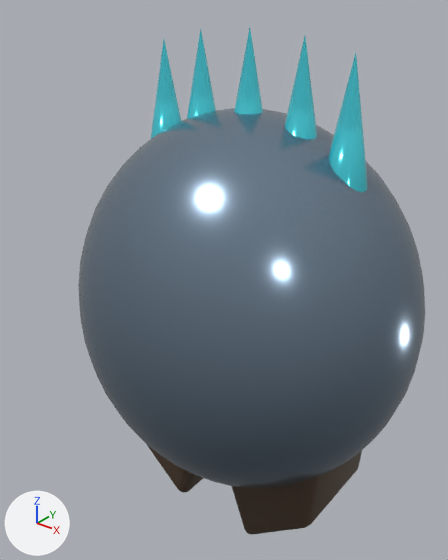
A saved change to the glTF model public/models/gear/helm_v8.glb.
Before and after are seen from a 50 mm lens placed at (1.316, -1.783, 1.474), pointed at (-0.07, -0.05, 0.4). The lights are fixed; the arrows at lower left show +X, +Y and +Z. The older version comes first. Vertices at exactly the same position are counted once.

In view in the first picture: 'CROWNED_HELM_PRIMARY', 'HELM_CROWN_POINT_ACCENT', 'HELM_CROWN_POINT_ACCENT.001', 'HELM_CROWN_POINT_ACCENT.002', 'HELM_CROWN_POINT_ACCENT.003', 'HELM_CROWN_POINT_ACCENT.004', 'OPEN_FACE_SECONDARY'.
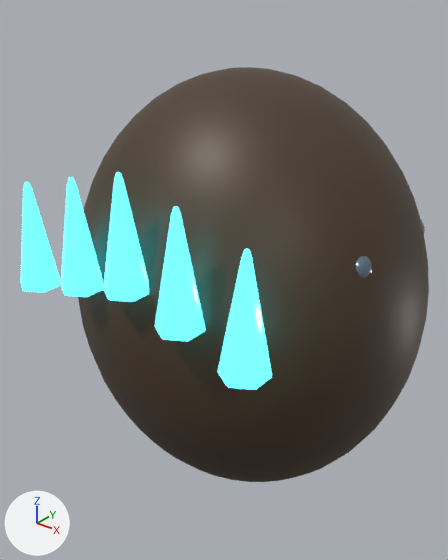
Boxes (x1, y1, x2, y2) around the edits, measured in the pictures (448 x 560 px):
'CROWNED_HELM_PRIMARY', moved, rescaled, recoloured (9% taller): before (78, 108, 425, 488); after (78, 67, 429, 482)
'OPEN_FACE_SECONDARY', deleted: before (147, 445, 362, 534)
'VISOR_CRYSTAL_EMISSIVE.004', added (cyan): after (217, 248, 272, 390)
'VISOR_CRYSTAL_EMISSIVE.003', added (cyan): after (155, 206, 206, 342)
'VISOR_CRYSTAL_EMISSIVE.002', added (cyan): after (103, 172, 149, 302)
'VISOR_CRYSTAL_EMISSIVE.001', added (cyan): after (61, 177, 103, 297)
'HELM_CROWN_POINT_ACCENT.004', deleted (cyan): before (328, 53, 368, 192)
'VISOR_CRYSTAL_EMISSIVE', added (cyan): after (21, 182, 61, 293)
'HELM_CROWN_POINT_ACCENT.003', deleted (cyan): before (285, 36, 317, 140)
'HELM_CROWN_POINT_ACCENT', deleted (cyan): before (151, 39, 181, 139)
'HELM_CROWN_POINT_ACCENT.002', deleted (cyan): before (234, 28, 263, 114)
'HELM_CROWN_POINT_ACCENT.001', deleted (cyan): before (187, 29, 216, 119)
'CRYSTAL_VISOR_PRIMARY', added (mostly hidden): after (356, 218, 425, 278)

Edits to the bpy script that builds the scene:
```text
Change me_sphere_017:
    remove me_sphere_017.from_pydata(...)  # 922 vertices, 1840 faces; spans x -0.7..0.7, y -0.62..0.62, z -0.76..0.76
    remove me_sphere_017.materials.append(mat_deep_primary)  # greyish blue #8497aa
    add me_sphere_017.from_pydata(...)  # 922 vertices, 1840 faces; spans x -0.7..0.7, y -0.62..0.62, z -0.82..0.82
    me_sphere_017 part 1: the whole mesh is scaled about its middle by (1, 1, 1.08)
    add me_sphere_017.materials.append(mat_deep_secondary)  # brown #4d3c2c
Change ob_crowned_helm_primary:
    ob_crowned_helm_primary.location: (0.0, 0.0, 0.3) -> (0.0, 0.0, 0.38)
Remove ob_helm_crown_point_accent:
    ob_helm_crown_point_accent = bpy.data.objects.new('HELM_CROWN_POINT_ACCENT', me_cone_030)
Remove ob_helm_crown_point_accent_001:
    ob_helm_crown_point_accent_001 = bpy.data.objects.new('HELM_CROWN_POINT_ACCENT.001', me_cone_031)
Remove ob_helm_crown_point_accent_002:
    ob_helm_crown_point_accent_002 = bpy.data.objects.new('HELM_CROWN_POINT_ACCENT.002', me_cone_032)
Remove ob_helm_crown_point_accent_003:
    ob_helm_crown_point_accent_003 = bpy.data.objects.new('HELM_CROWN_POINT_ACCENT.003', me_cone_033)
Remove ob_helm_crown_point_accent_004:
    ob_helm_crown_point_accent_004 = bpy.data.objects.new('HELM_CROWN_POINT_ACCENT.004', me_cone_034)
Remove ob_open_face_secondary:
    ob_open_face_secondary = bpy.data.objects.new('OPEN_FACE_SECONDARY', me_open_face)
Add ob_visor_crystal_emissive_004:
    ob_visor_crystal_emissive_004 = bpy.data.objects.new('VISOR_CRYSTAL_EMISSIVE.004', me_cone_068)  # 96 vertices, 188 faces; spans x -0.068..0.068, y -0.076..0.076, z -0.225..0.156; in mat_deep_emissive (cyan #307c8b, glowing cyan #50edff)
    ob_visor_crystal_emissive_004.location = (0.46, -0.62, 0.705)
Add ob_visor_crystal_emissive_003:
    ob_visor_crystal_emissive_003 = bpy.data.objects.new('VISOR_CRYSTAL_EMISSIVE.003', me_cone_068.copy())
    ob_visor_crystal_emissive_003.location = (0.22, -0.62, 0.765)
Add ob_visor_crystal_emissive_002:
    ob_visor_crystal_emissive_002 = bpy.data.objects.new('VISOR_CRYSTAL_EMISSIVE.002', me_cone_068.copy())
    ob_visor_crystal_emissive_002.location = (0.0, -0.62, 0.82)
Add ob_visor_crystal_emissive_001:
    ob_visor_crystal_emissive_001 = bpy.data.objects.new('VISOR_CRYSTAL_EMISSIVE.001', me_cone_068.copy())
    ob_visor_crystal_emissive_001.location = (-0.22, -0.62, 0.765)
Add ob_visor_crystal_emissive:
    ob_visor_crystal_emissive = bpy.data.objects.new('VISOR_CRYSTAL_EMISSIVE', me_cone_068.copy())
    ob_visor_crystal_emissive.location = (-0.46, -0.62, 0.705)
Add ob_crystal_visor_primary:
    ob_crystal_visor_primary = bpy.data.objects.new('CRYSTAL_VISOR_PRIMARY', me_crystal_visor)  # 228 vertices, 452 faces; spans x -0.609..0.609, y -0.25..0.25, z -0.136..1.037; in mat_deep_primary (greyish blue #8497aa)
    ob_crystal_visor_primary.location = (0.0, 0.0, 0.0)
```
